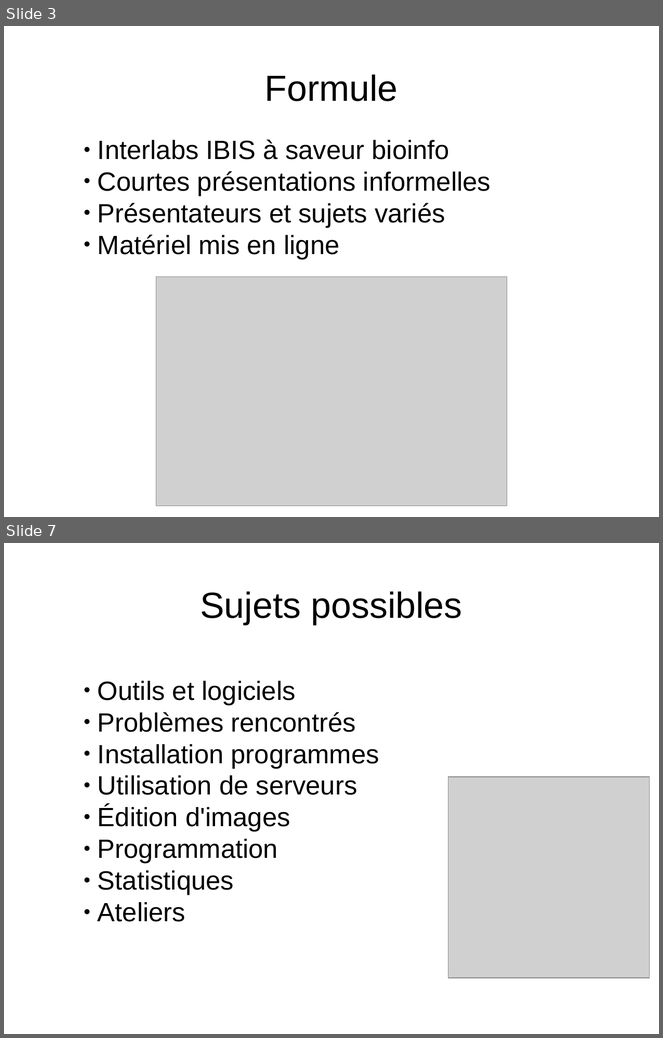
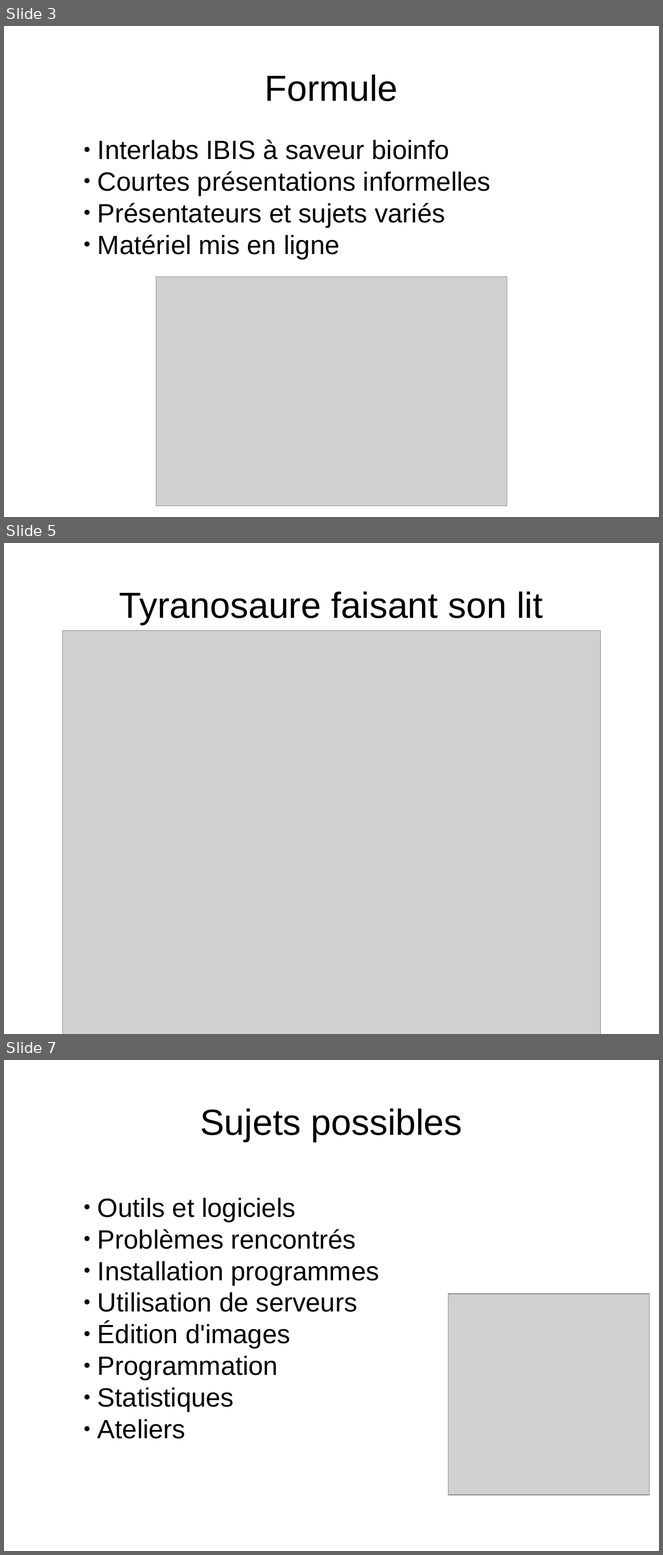
Before and after one commit to enormandeau/club_bioinfo_ibis, a slide deck: 01_presentations/01_presentation_club_interlab_ibis/presentation.odp. Shown one above the other, each under a label of ours: slides 3 and 7 before the commit, slides 3, 5 and 7 after it; the slides between them are not shown. The pictures are 663x1038 and 663x1555 pixels, drawn with LibreOffice and Linux fonts; fonts in the diff are those of the drawing; grey boxes stand for pictures; background and template pictures are left out. Boxes give left, top, right and bottom in pixels: in the first picture for what was removed or moved away, otherwise in the second. Text is boxed around its words. In the diff, an @@ line names an element or a change of style, - is before the commit and + after.

```diff
--- a/01_presentations/01_presentation_club_interlab_ibis/presentation.odp
+++ b/01_presentations/01_presentation_club_interlab_ibis/presentation.odp
@@ slide 5 added at (x1=4, y1=543, x2=659, y2=1034), background #FFFFFF @@
@@ title added at (x1=119, y1=591, x2=543, y2=625), 44 pt, text #000000 @@
+Tyranosaure faisant son lit
@@ picture added at (x1=62, y1=631, x2=601, y2=1034) @@
```
Also in this commit, not shown: 4 slides changed, 1 slide removed, 1 other file.
